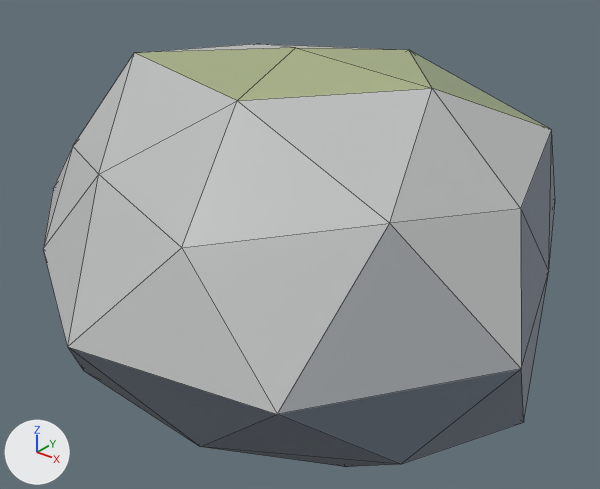
Two versions of the glTF model assets/models/style/boulder_b.glb, one commit apart.
The view is the same before and after, from a 50 mm camera at (1.182, -1.463, 1.142) aimed at (0.02, -0.01, 0.242). Every picture has the same lights, and +X, +Y and +Z are marked at lower left. The older version comes first. Mesh edges are drawn as thin lines. Vertices at exactly the same position are counted once.

The first picture shows 'boulder_b'.
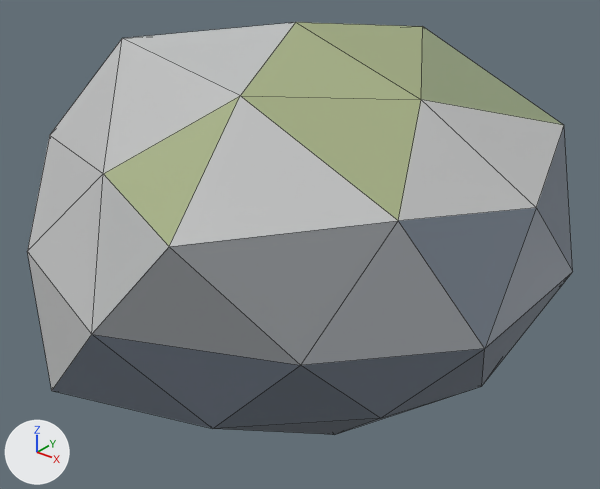
Boxes (x1, y1, x2, y2) around the edits, measured in the pictures (600 x 489 px; the box of a moved part takes in the faces that stretch with it):
'boulder_b', reshaped, recoloured (7% wider): before (43, 44, 555, 467); after (27, 22, 573, 435)
part 1 of me_boulder_b, moved or reshaped: before (43, 44, 555, 467); after (27, 22, 573, 435)
part 2 of me_boulder_b, recoloured: before (206, 447, 394, 467); after (213, 389, 472, 435)
part 3 of me_boulder_b, recoloured: before (68, 48, 549, 414); after (27, 22, 563, 390)
part 4 of me_boulder_b, recoloured: before (68, 130, 553, 464); after (93, 127, 573, 428)
part 5 of me_boulder_b, recoloured: before (69, 348, 524, 464); after (52, 335, 485, 428)
part 6 of me_boulder_b, recoloured: before (43, 44, 551, 347); after (27, 22, 564, 334)

The change, as a diff of the scene's bpy script:
```diff
--- a/assets/models/style/boulder_b.glb.py
+++ b/assets/models/style/boulder_b.glb.py
@@ me_boulder_b @@
 # used by ob_boulder_b; location = (0.0, 0.0, 0.0)
-me_boulder_b.from_pydata(...)  # 42 vertices, 80 faces; spans x -0.701..0.705, y -0.692..0.707, z -0.183..0.724
+me_boulder_b.from_pydata(...)  # 42 vertices, 80 faces; spans x -0.687..0.629, y -0.635..0.645, z -0.195..0.78
+# me_boulder_b part 1: 42 of 42 vertices moved; they spanned x -0.701..0.705, y -0.692..0.707, z -0.183..0.724 and now span x -0.687..0.629, y -0.635..0.645, z -0.195..0.78; mean shift (-0.009, 0.006, 0.009)
+# me_boulder_b part 2: 21 faces centred in x -0.497..0.496, y -0.468..0.566, z -0.175..0.129 are repainted in the vertex colours; the middle colour goes from grey #707985 to greyish blue #717b87
+# me_boulder_b part 3: 17 faces centred in x -0.672..0.582, y -0.615..0.592, z 0.122..0.702 are repainted in the vertex colours; the middle colour goes from grey #a9adab to grey #a3a7a4
+# me_boulder_b part 4: 11 faces centred in x -0.534..0.645, y -0.608..0.61, z 0.182..0.438 are repainted in the vertex colours; the middle colour goes from greyish blue #7b8593 to greyish blue #7a8592
+# me_boulder_b part 5: 9 faces centred in x -0.614..0.627, y -0.588..0.583, z 0.103..0.209 are repainted in the vertex colours; the middle colour goes from greyish blue #76808d to greyish blue #77828f
+# me_boulder_b part 6: 18 faces centred in x -0.511..0.47, y -0.565..0.46, z 0.344..0.708 are repainted in the vertex colours; the middle colour goes from light grey #bebfbf to light grey #bfc0c0
 me_boulder_b.materials.append(mat_defaultmaterial)
```
